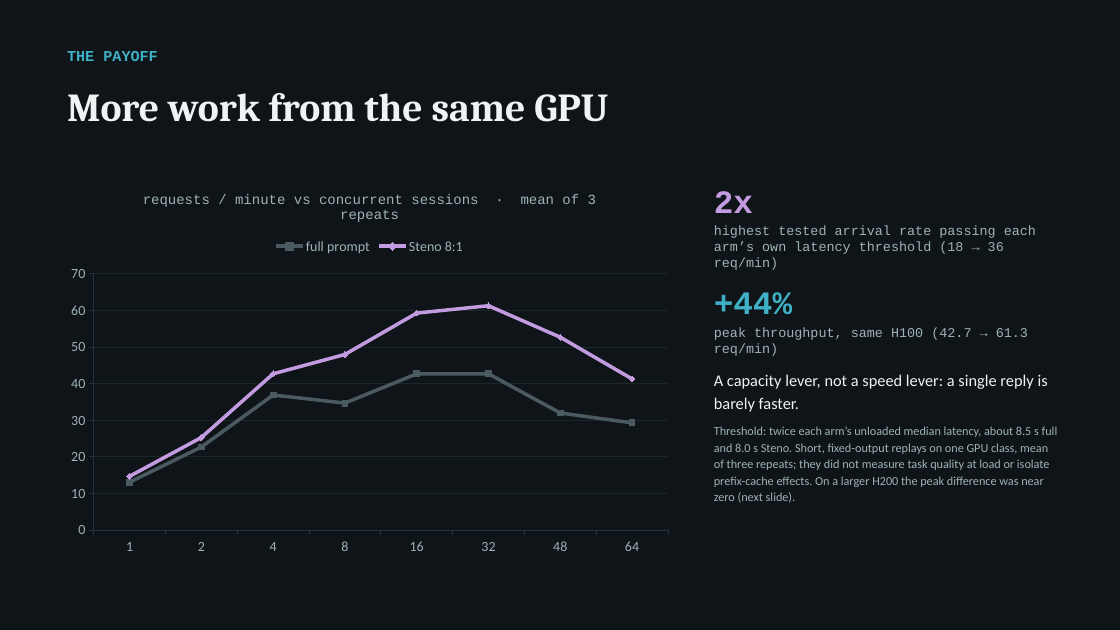
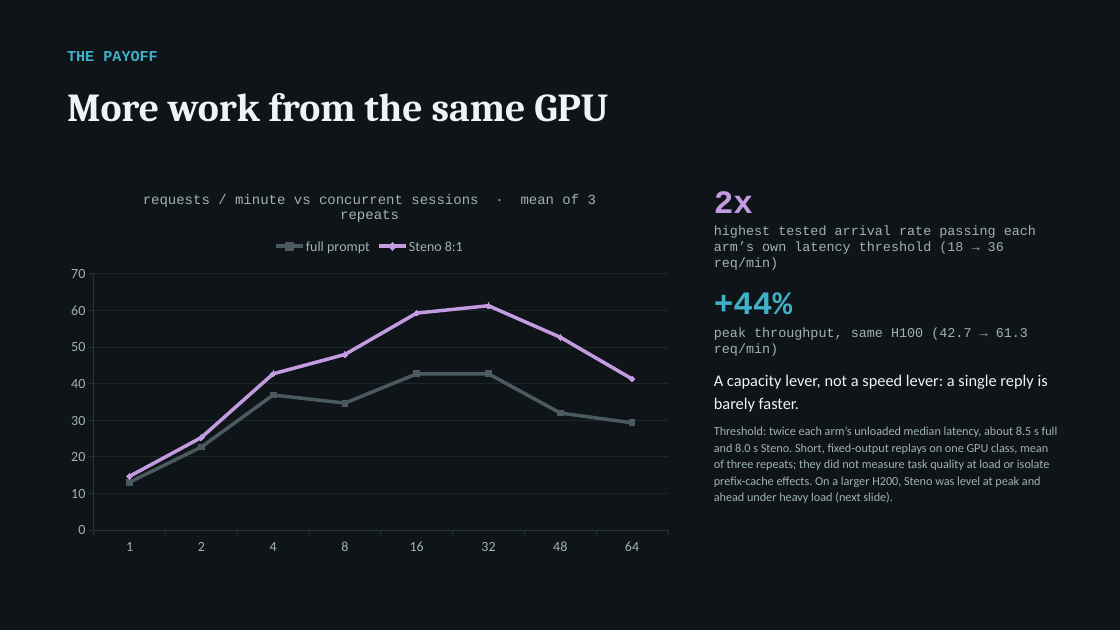
Before and after one commit to arunmenon/gisting-coding-agent, a slide deck: slide 8 of Gisting-CTO-deck.pptx. Drawn at 1120x630 pixels with LibreOffice and Linux fonts; fonts in the diff are those of the drawing. Boxes give left, top, right and bottom in pixels: in the first picture for what was removed or moved away, otherwise in the second. Text is boxed around its words. In the diff, an @@ line names an element or a change of style, - is before the commit and + after.

```diff
--- a/Gisting-CTO-deck.pptx
+++ b/Gisting-CTO-deck.pptx
@@ text at bbox=[714, 426, 1058, 503]: text changed @@
-Threshold: twice each arm’s unloaded median latency, about 8.5 s full and 8.0 s Steno. Short, fixed-output replays on one GPU class, mean of three repeats; they did not measure task quality at load or isolate prefix-cache effects. On a larger H200 the peak difference was near zero (next slide).
+Threshold: twice each arm’s unloaded median latency, about 8.5 s full and 8.0 s Steno. Short, fixed-output replays on one GPU class, mean of three repeats; they did not measure task quality at load or isolate prefix-cache effects. On a larger H200, Steno was level at peak and ahead under heavy load (next slide).
```
Also in this commit, not shown: 4 other slides changed, 5 other files.
